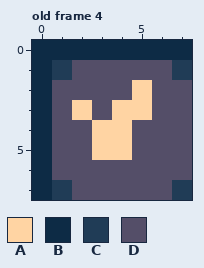
Pixel-art file: src/assets/tiles.aseprite. This is how it looked before the edit.
8x8 pixels, 14 frames. Shown: old frame 4. The commit also changed other frames, which this record leaves out.
Palette (. is transparent): A #ffd4a3  B #0d2b45  C #203c56  D #544e68
Pixels before, old frame 4, first column x 0:
0 BBBBBBBB
1 BCDDDDDC
2 BDDDDADD
3 BDADAADD
4 BDDAADDD
5 BDDAADDD
6 BDDDDDDD
7 BCDDDDDC
Once edited:
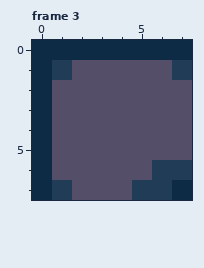
A new or re-ordered frame is compared with the old frame closest to it.
Changes in this commit:
frames re-ordered
Frame 3 against old frame 4:
y 2: x 5 A -> D
y 3: x 2 A -> D; x 4..5 AA -> DD
y 4..5: x 3..4 AA -> DD
y 6: x 6..7 DD -> CC
y 7: x 5..7 DDC -> CCB
Where, in picture pixels (left, top, right, bottom), the same in both pictures:
changed: (72, 80, 192, 200)
